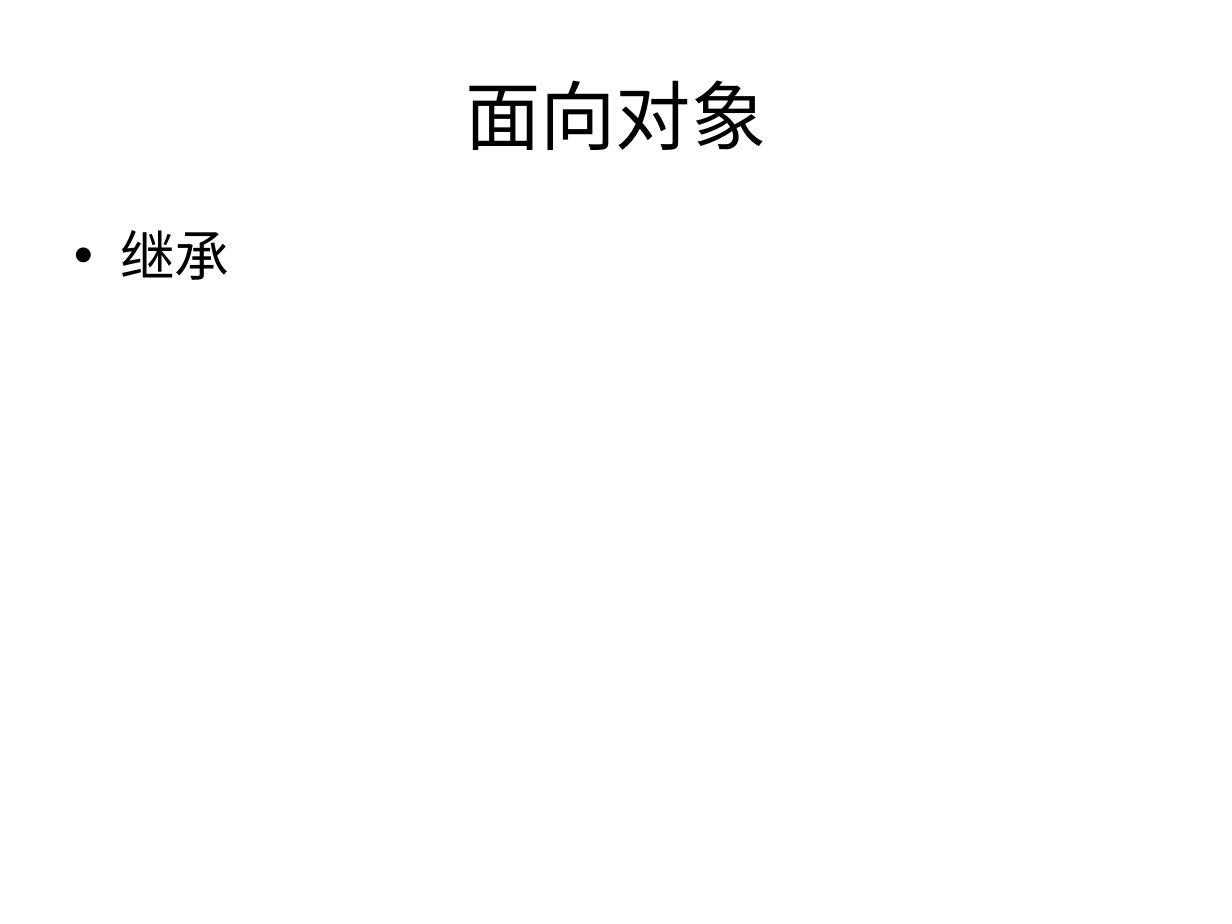
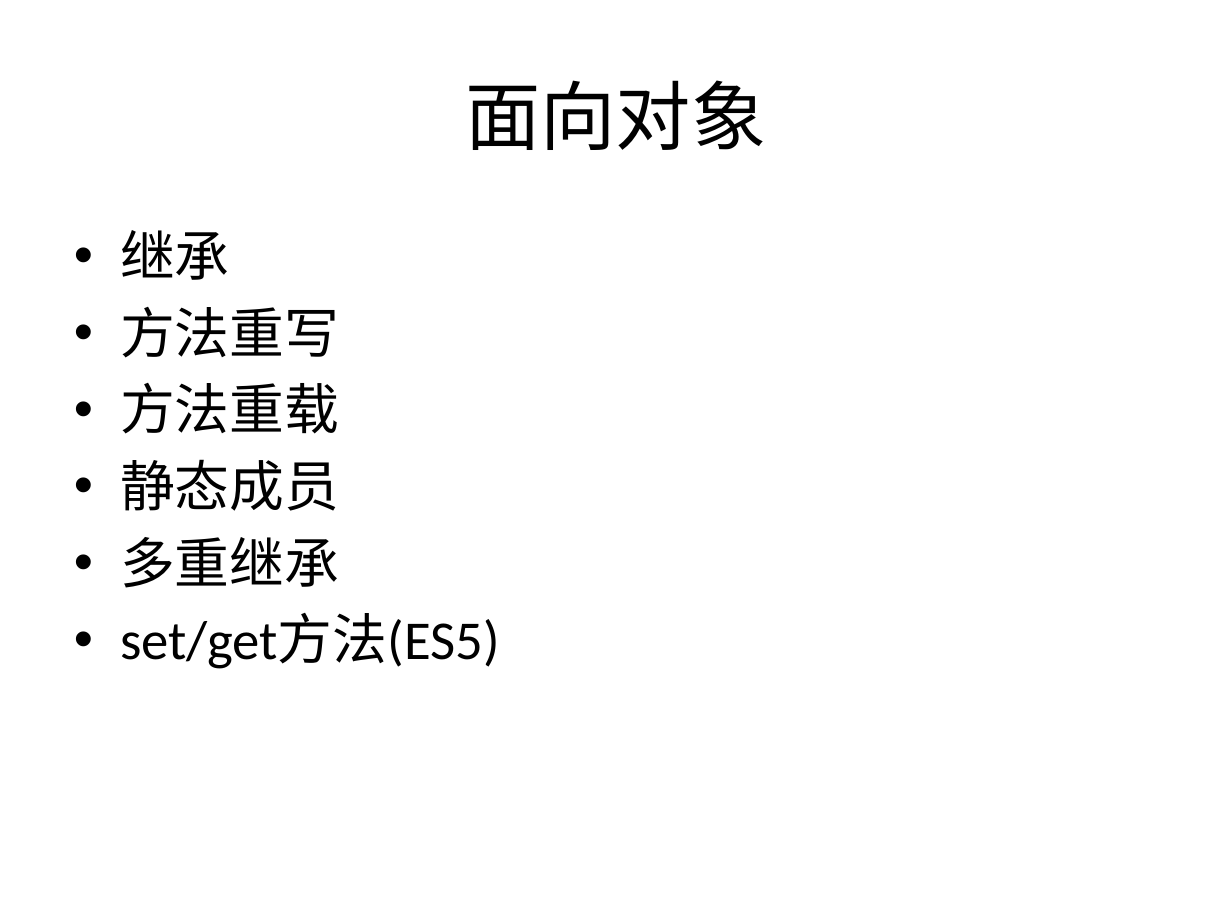
Before and after one commit to plter/HTML5Course20160612, a slide deck: slide 31 of Web前端教学记录.pptx. Drawn at 1232x924 pixels with LibreOffice and Linux fonts; fonts in the diff are those of the drawing. Boxes give left, top, right and bottom in pixels: in the first picture for what was removed or moved away, otherwise in the second. Text is boxed around its words. In the diff, an @@ line names an element or a change of style, - is before the commit and + after.

Commit message:
set get 方法

```diff
--- a/Web前端教学记录.pptx
+++ b/Web前端教学记录.pptx
@@ text at bbox=[120, 307, 500, 669]: paragraphs added @@
+• 方法重写
+• 方法重载
+• 静态成员
+• 多重继承
+• set/get方法(ES5)
```
Also in this commit, not shown: 1 other slide changed, 7 other files.
